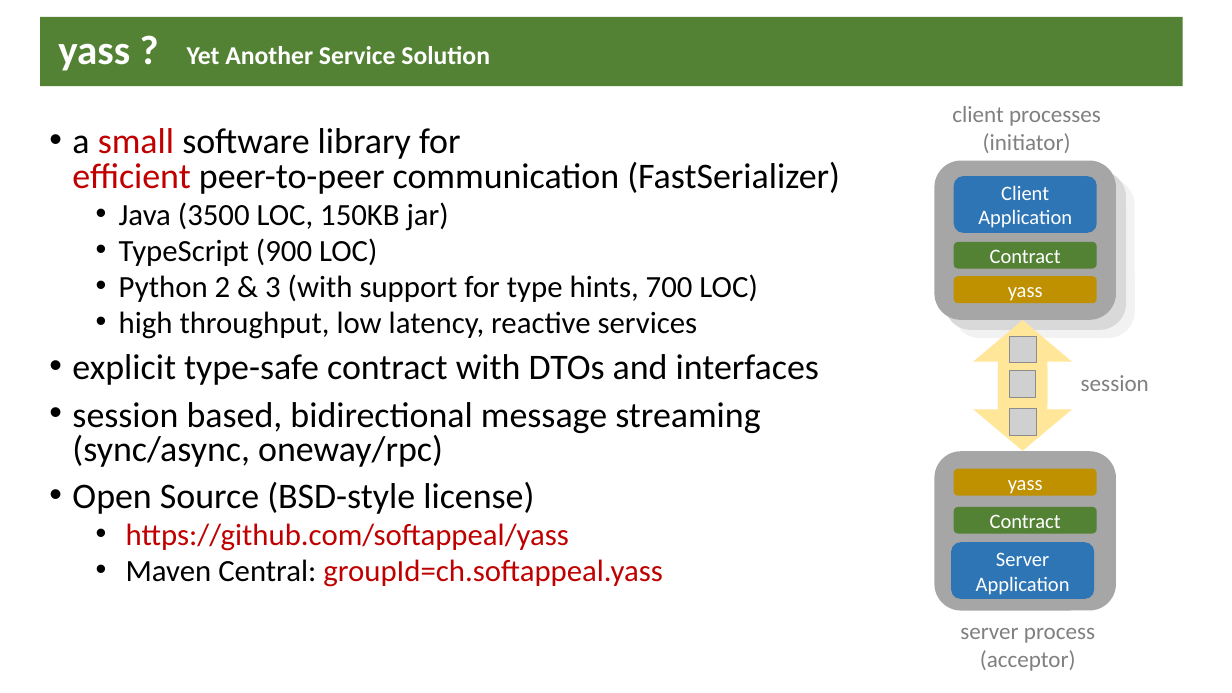
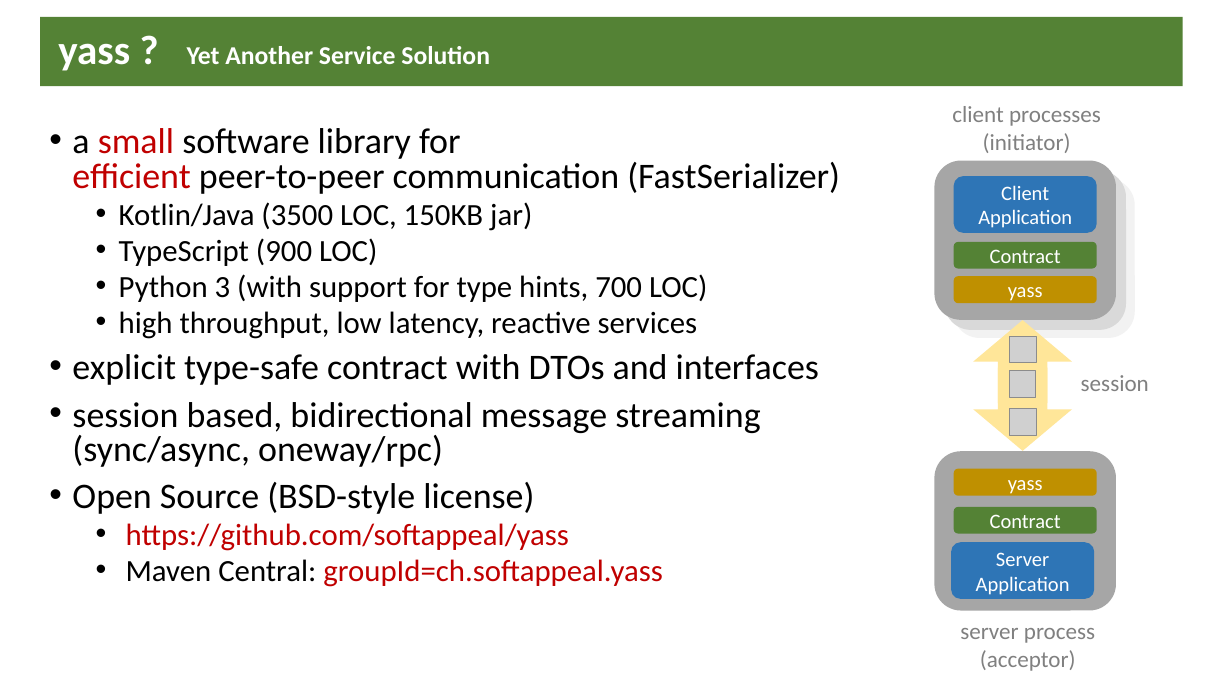
Before and after one commit to softappeal/yass, a slide deck: slide 1 of yass.pptx. Drawn at 1232x693 pixels with LibreOffice and Linux fonts; fonts in the diff are those of the drawing; grey boxes stand for pictures. Boxes give left, top, right and bottom in pixels: in the first picture for what was removed or moved away, otherwise in the second. Text is boxed around its words. In the diff, an @@ line names an element or a change of style, - is before the commit and + after.

```diff
--- a/yass.pptx
+++ b/yass.pptx
@@ text at bbox=[119, 202, 532, 231]: text changed @@
-  • Java (3500 LOC, 150KB jar)
+  • Kotlin/Java (3500 LOC, 150KB jar)
@@ text at bbox=[119, 274, 707, 302]: text changed @@
-  • Python 2 & 3 (with support for type hints, 700 LOC)
+  • Python 3 (with support for type hints, 700 LOC)
```
Also in this commit, not shown: 1 other file.
